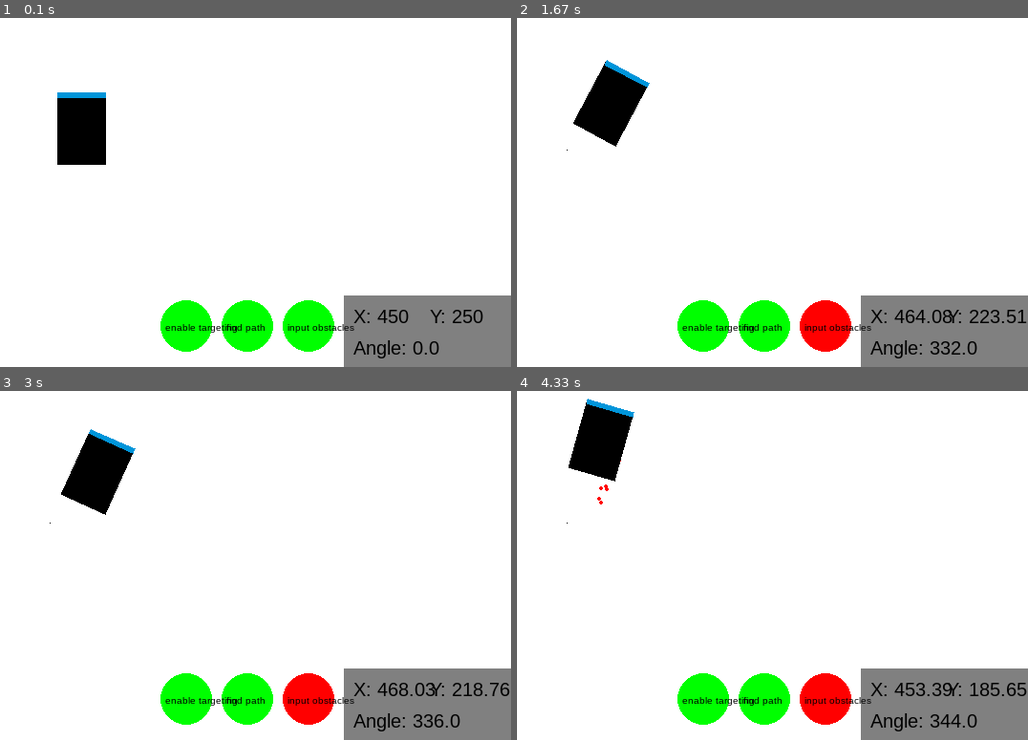
Above: before the commit, frames 1-4 (two rows, left to right).
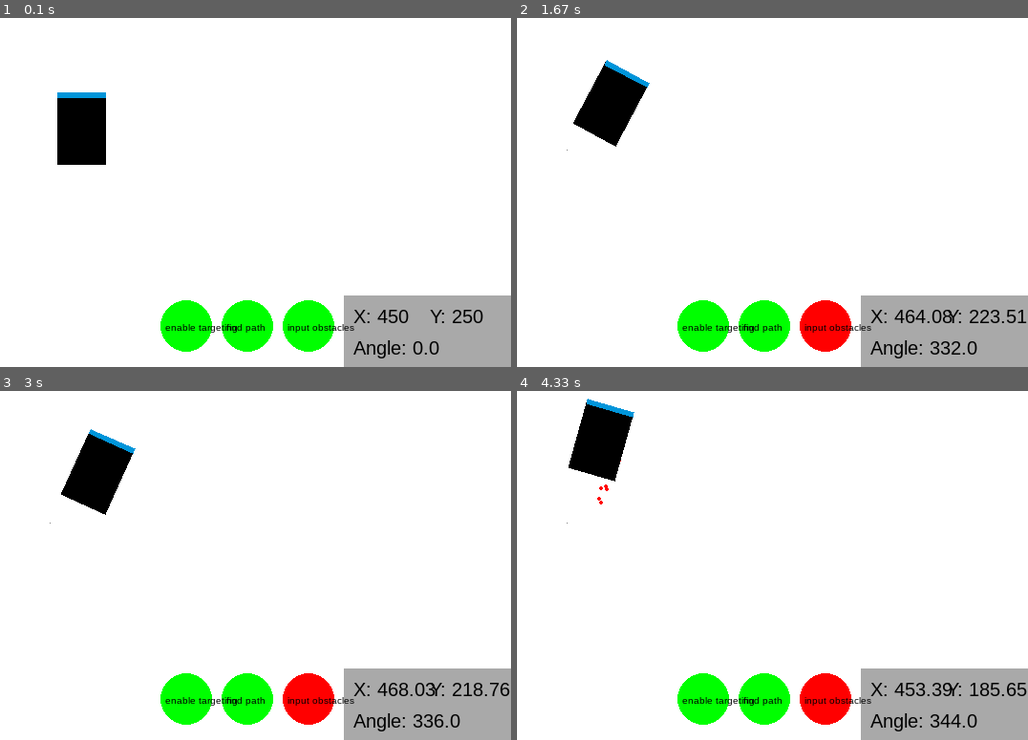
Above: after the commit, the same moments.

Repository: Wooyceps/mobile-robot-pygame-simulation
Game: pygame game, started from main.py
The game is run twice, just before and just after one commit, with the same random seed, the same clock (stepped at 60 frames per second) and the same inputs.
Inputs (mouse positions are in pixels of both pictures, inside the frame that each line leads up to):
- Up to frame 1 (0.1 s): no input
- Up to frame 2 (1.67 s): click "input obstacles" at 0.38 s; click (568, 150) at 0.72 s; hold Right 1-1.47 s; hold Up from 1.5 s (still down)
- Up to frame 3 (3 s): release Up at 1.8 s; hold Right 1.83-2.3 s; hold Left 2.33-2.87 s; hold Down from 2.9 s (still down)
- Up to frame 4 (4.33 s): release Down at 3.2 s; hold Left 3.23-3.63 s; hold Up 3.67-4.03 s; hold Right from 4.07 s (still down)

The runs differ from the first frame. In frame 1, 6.2% of the frame differs, in the area x 67-100%, y 79-100%; in frame 2, 6.1%; in frame 3, 6.1%; in frame 4, 6.1%.

Commit message:
changed colors

Diff:
--- a/assets.py
+++ b/assets.py
@@ -10,7 +10,8 @@
 AIUT_BLUE = (0, 149, 218)
 RED = (255, 0, 0)
 YELLOW = (255, 255, 0)
-GREY = (128, 128, 128)
+DARK_GREY = (128, 128, 128)
 GREEN = (0, 255, 0)
+GREY = (169, 169, 169)
 
 FONT = 'arial'
--- a/map.py
+++ b/map.py
@@ -1,7 +1,7 @@
 import pygame as pg
 import numpy as np
 from time import time
-from assets import WIDTH, HEIGHT, WIN, BLACK, INTERFACE_HEIGHT, INTERFACE_WIDTH, FONT, GREEN, RED
+from assets import WIDTH, HEIGHT, WIN, BLACK, INTERFACE_HEIGHT, INTERFACE_WIDTH, FONT, GREEN, RED, DARK_GREY
 from a_star import a_star_search
 
 
@@ -90,7 +90,7 @@
 
     def draw_obstacles(self):
         for obstacle in self.obstacles:
-            pg.draw.polygon(WIN, BLACK, obstacle)
+            pg.draw.polygon(WIN, DARK_GREY, obstacle)
 
     def handle_obstacles(self, mouse_down, mouse_up=None):
         if self.enable_map:
